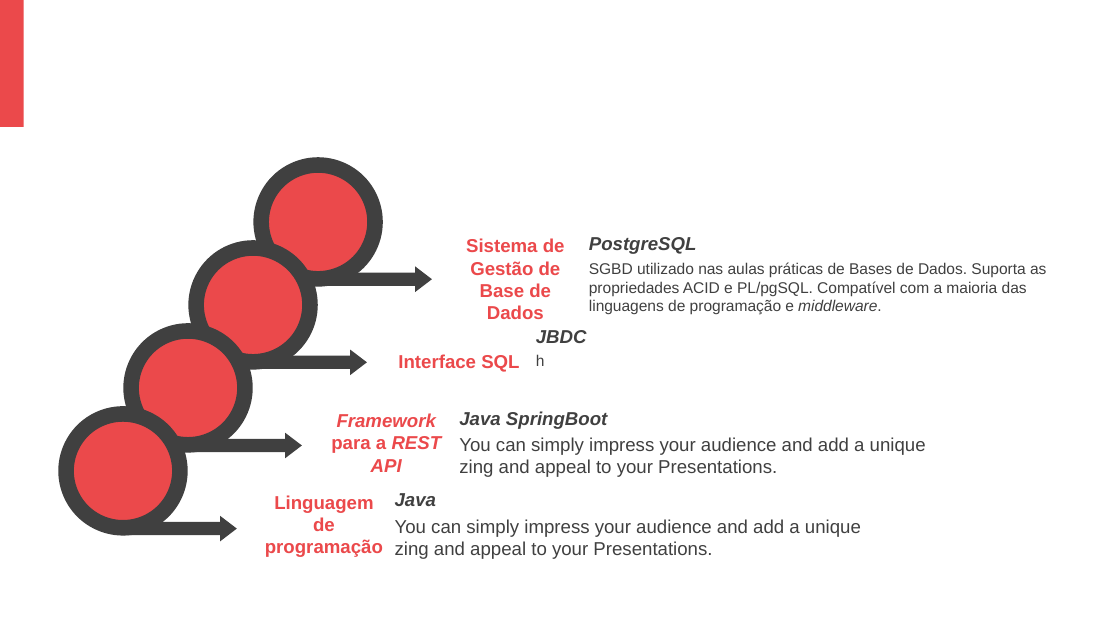
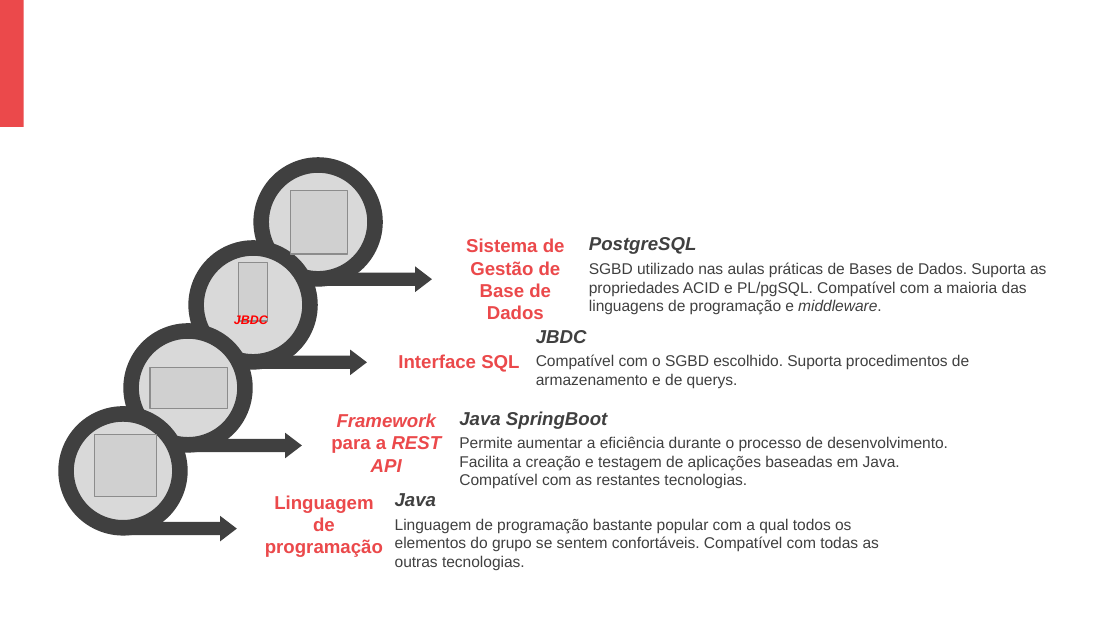
Before and after one commit to smartlord7/Auctionation, a slide deck: slide 16 of bd_presentation.pptx. Drawn at 1120x630 pixels with LibreOffice and Linux fonts; fonts in the diff are those of the drawing; grey boxes stand for pictures; background and template pictures are left out. Boxes give left, top, right and bottom in pixels: in the first picture for what was removed or moved away, otherwise in the second. Text is boxed around its words. In the diff, an @@ line names an element or a change of style, - is before the commit and + after.

Commit message:
MAIN: Complete presentation "Tecnologias" topic

```diff
--- a/bd_presentation.pptx
+++ b/bd_presentation.pptx
@@ picture added at (x1=290, y1=190, x2=347, y2=254) @@
@@ picture added at (x1=239, y1=262, x2=268, y2=320) @@
@@ text added at (x1=234, y1=314, x2=268, y2=324), 8 pt, text #FF0000, bold, italic @@
+JBDC
@@ text at (x1=536, y1=354, x2=969, y2=388): text changed @@
-h
+Compatível com o SGBD escolhido. Suporta procedimentos de armazenamento e de querys.
@@ picture added at (x1=150, y1=367, x2=227, y2=408) @@
@@ fill #EB494B to #D9D9D9 in 4 elements at (x1=261, y1=165, x2=375, y2=279), (x1=196, y1=248, x2=310, y2=362), (x1=131, y1=332, x2=245, y2=446), (x1=66, y1=414, x2=180, y2=529) @@
@@ picture added at (x1=94, y1=435, x2=156, y2=496) @@
@@ text at (x1=459, y1=436, x2=948, y2=489): text changed; size 12 to 10 pt @@
-You can simply impress your audience and add a unique zing and appeal to your Presentations.
+Permite aumentar a eficiência durante o processo de desenvolvimento. Facilita a creação e testagem de aplicações baseadas em Java. Compatível com as restantes tecnologias.
@@ text at (x1=395, y1=518, x2=879, y2=570): text changed; size 12 to 10 pt @@
-You can simply impress your audience and add a unique zing and appeal to your Presentations.
+Linguagem de programação bastante popular com a qual todos os elementos do grupo se sentem confortáveis. Compatível com todas as outras tecnologias.
```
Also in this commit, not shown: 2 other slides changed.
